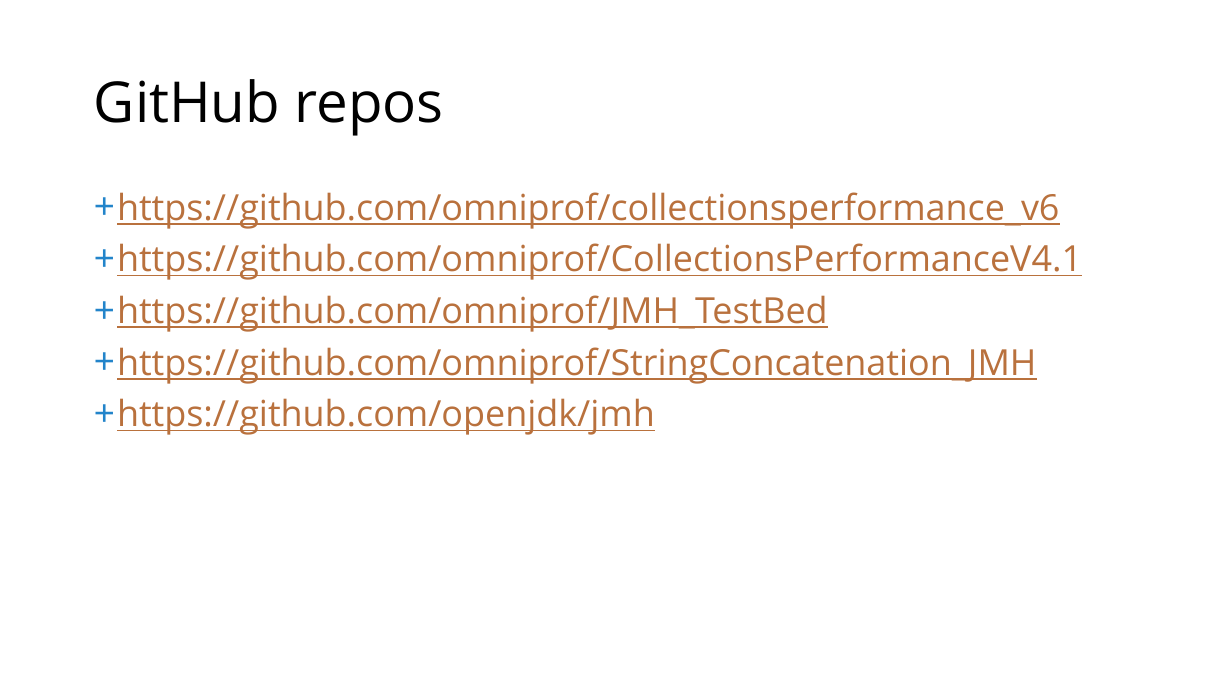
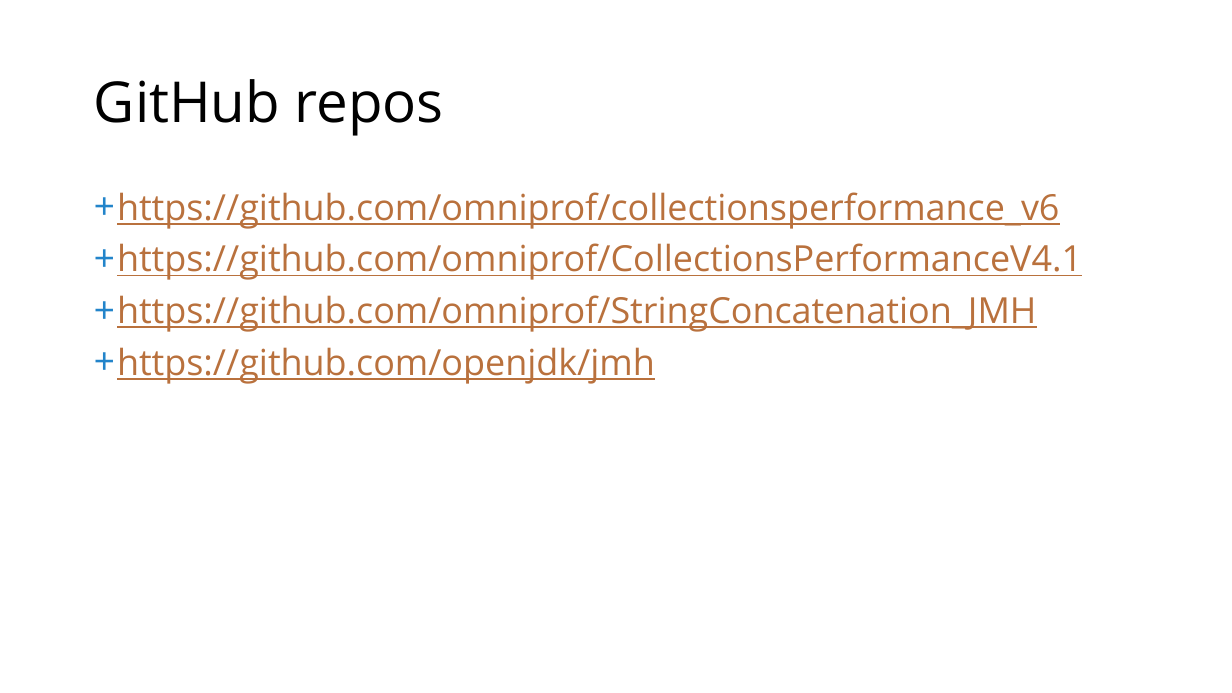
Before and after one commit to omniprof/collectionsperformance_v6, a slide deck: slide 27 of docs/JMH_Slides.pptx. Drawn at 1232x693 pixels with LibreOffice and Linux fonts; fonts in the diff are those of the drawing. Boxes give left, top, right and bottom in pixels: in the first picture for what was removed or moved away, otherwise in the second. Text is boxed around its words. In the diff, an @@ line names an element or a change of style, - is before the commit and + after.

Commit message:
Slide update

```diff
--- a/docs/JMH_Slides.pptx
+++ b/docs/JMH_Slides.pptx
@@ text at (117,295,828,332): paragraph removed @@
-+ https://github.com/omniprof/JMH_TestBed
```
